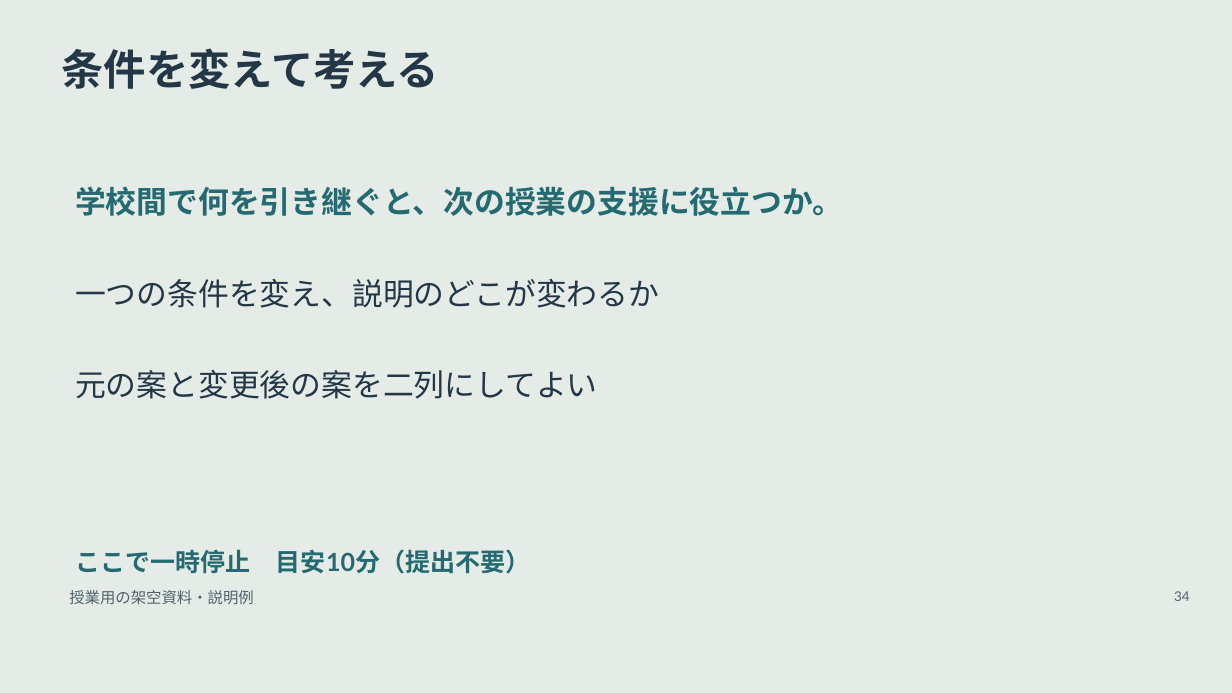
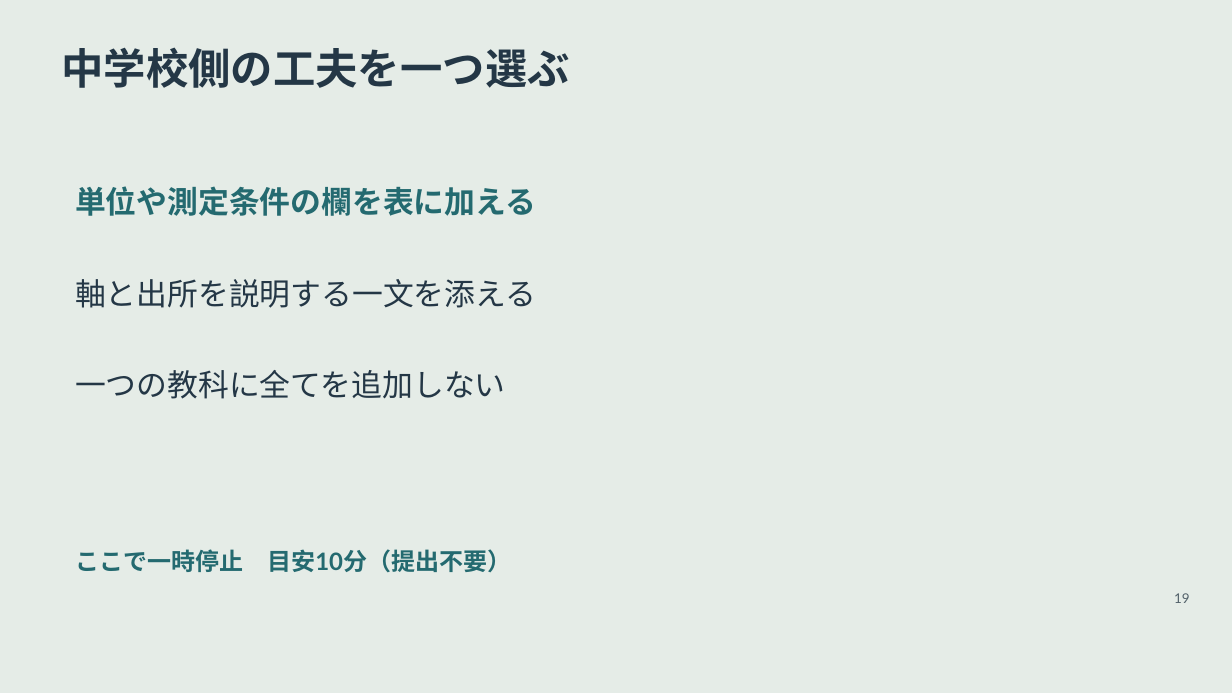
Before and after one commit to zooc-14calbp/industrial-education-ii, a slide deck: slide 19 of lessons/10/slides.pptx (slide 34 before the commit). Drawn at 1232x693 pixels with LibreOffice and Linux fonts; fonts in the diff are those of the drawing. Boxes give left, top, right and bottom in pixels: in the first picture for what was removed or moved away, otherwise in the second. Text is boxed around its words. In the diff, an @@ line names an element or a change of style, - is before the commit and + after.

```diff
--- a/lessons/10/slides.pptx
+++ b/lessons/10/slides.pptx
@@ text at bbox=[62, 47, 570, 88]: text changed @@
-条件を変えて考える
+中学校側の工夫を一つ選ぶ
@@ text at bbox=[75, 186, 536, 216]: text changed @@
-学校間で何を引き継ぐと、次の授業の支援に役立つか。
+単位や測定条件の欄を表に加える
@@ text at bbox=[75, 279, 536, 308]: text changed @@
-一つの条件を変え、説明のどこが変わるか
+軸と出所を説明する一文を添える
@@ text at bbox=[75, 370, 506, 399]: text changed @@
-元の案と変更後の案を二列にしてよい
+一つの教科に全てを追加しない
@@ text "ここで一時停止 目安10分（提出不要）" at bbox=[75, 549, 511, 572]: size 19.5 to 18.8 pt @@
@@ text removed at bbox=[69, 590, 254, 604] @@
-授業用の架空資料・説明例
@@ text removed at bbox=[1174, 591, 1190, 601] @@
-34
@@ text added at bbox=[1174, 593, 1190, 603], 10.5 pt, text #52616A @@
+19
```
Also in this commit, not shown: 3 other slides changed, 23 slides added, 32 slides removed, 28 other files.
